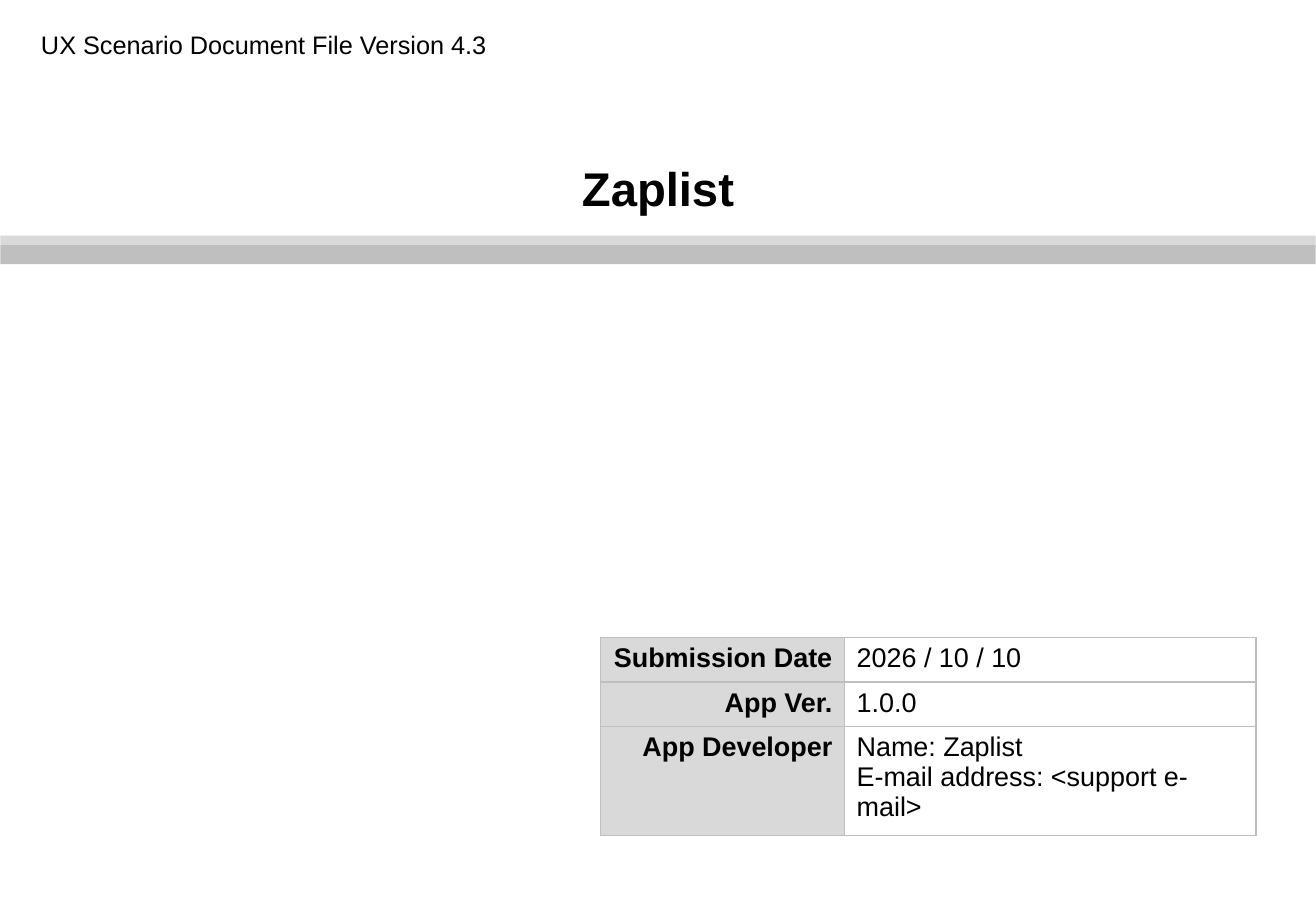
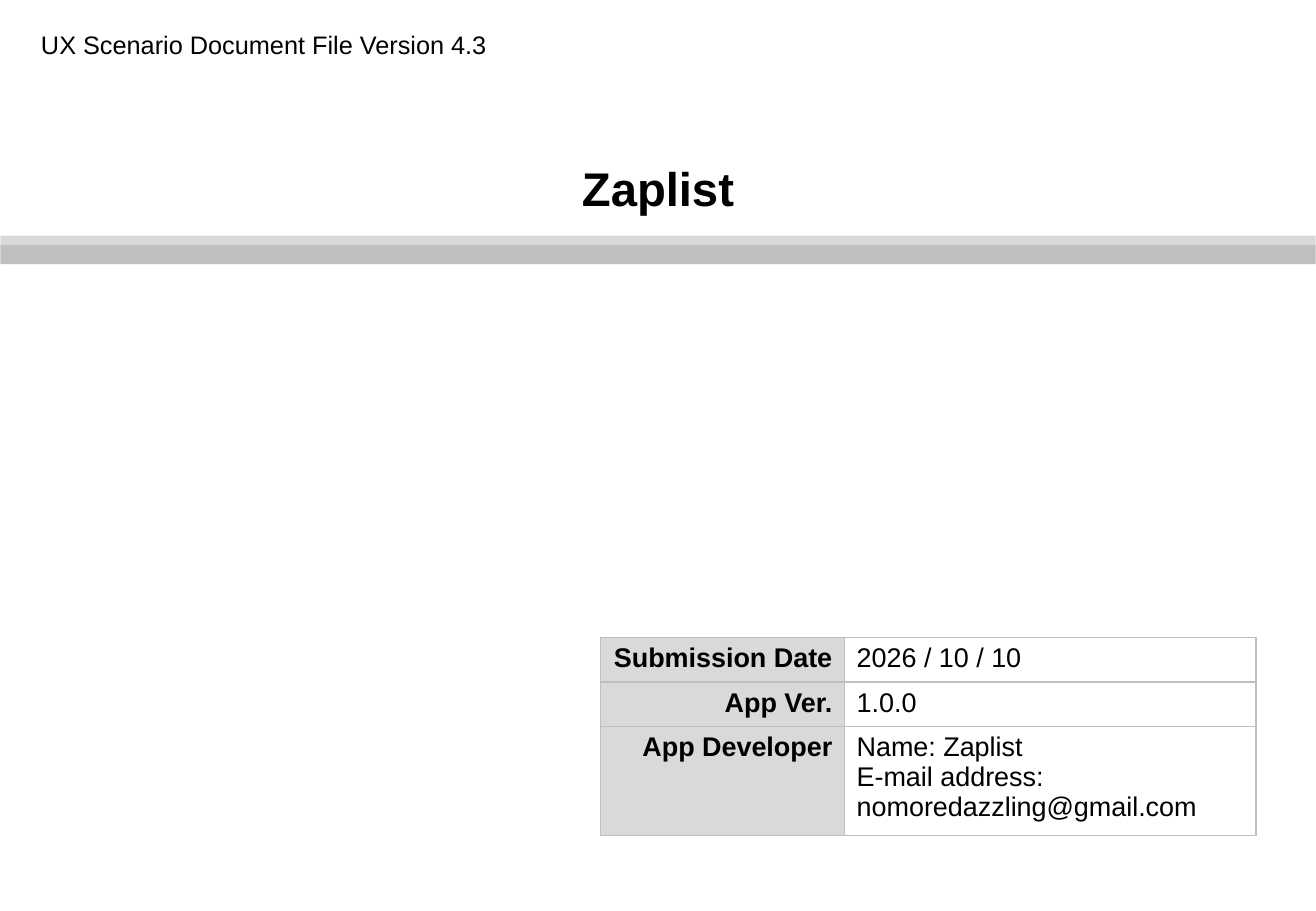
Before and after one commit to dazzling-no-more/zaplist, a slide deck: slide 1 of store/lg-qa/Zaplist_UX_Scenario_1.0.0.pptx. Drawn at 1316x911 pixels with LibreOffice and Linux fonts; fonts in the diff are those of the drawing; background and template pictures are left out. Boxes give left, top, right and bottom in pixels: in the first picture for what was removed or moved away, otherwise in the second. Text is boxed around its words. In the diff, an @@ line names an element or a change of style, - is before the commit and + after.

```diff
--- a/store/lg-qa/Zaplist_UX_Scenario_1.0.0.pptx
+++ b/store/lg-qa/Zaplist_UX_Scenario_1.0.0.pptx
@@ table at [600, 638, 1256, 836] @@
-row 3, column 2: Name: Zaplist / E-mail address: <support e-mail>
+row 3, column 2: Name: Zaplist / E-mail address: nomoredazzling@gmail.com
```
Also in this commit, not shown: 2 other slides changed, 4 other files.
